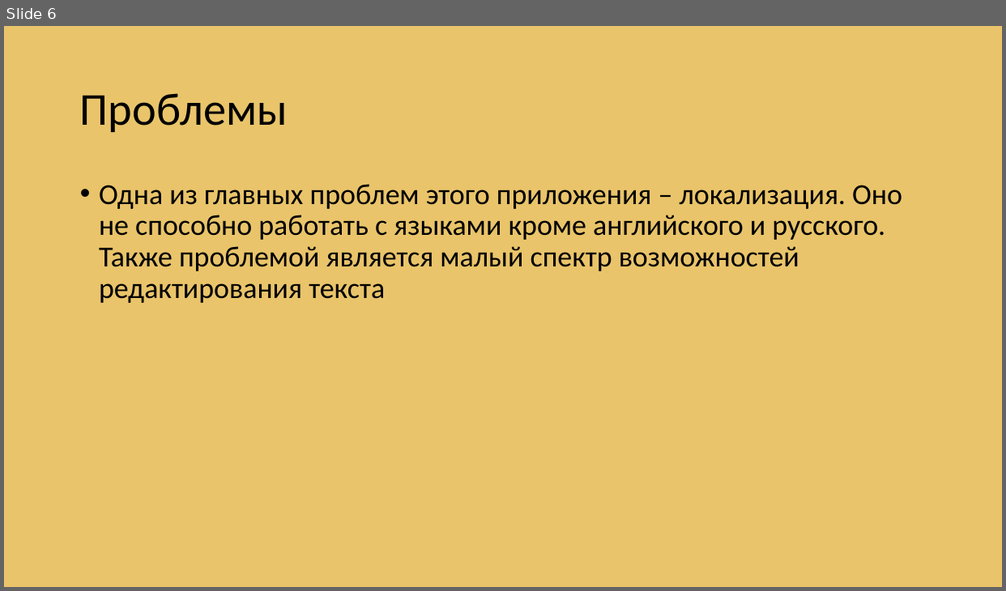
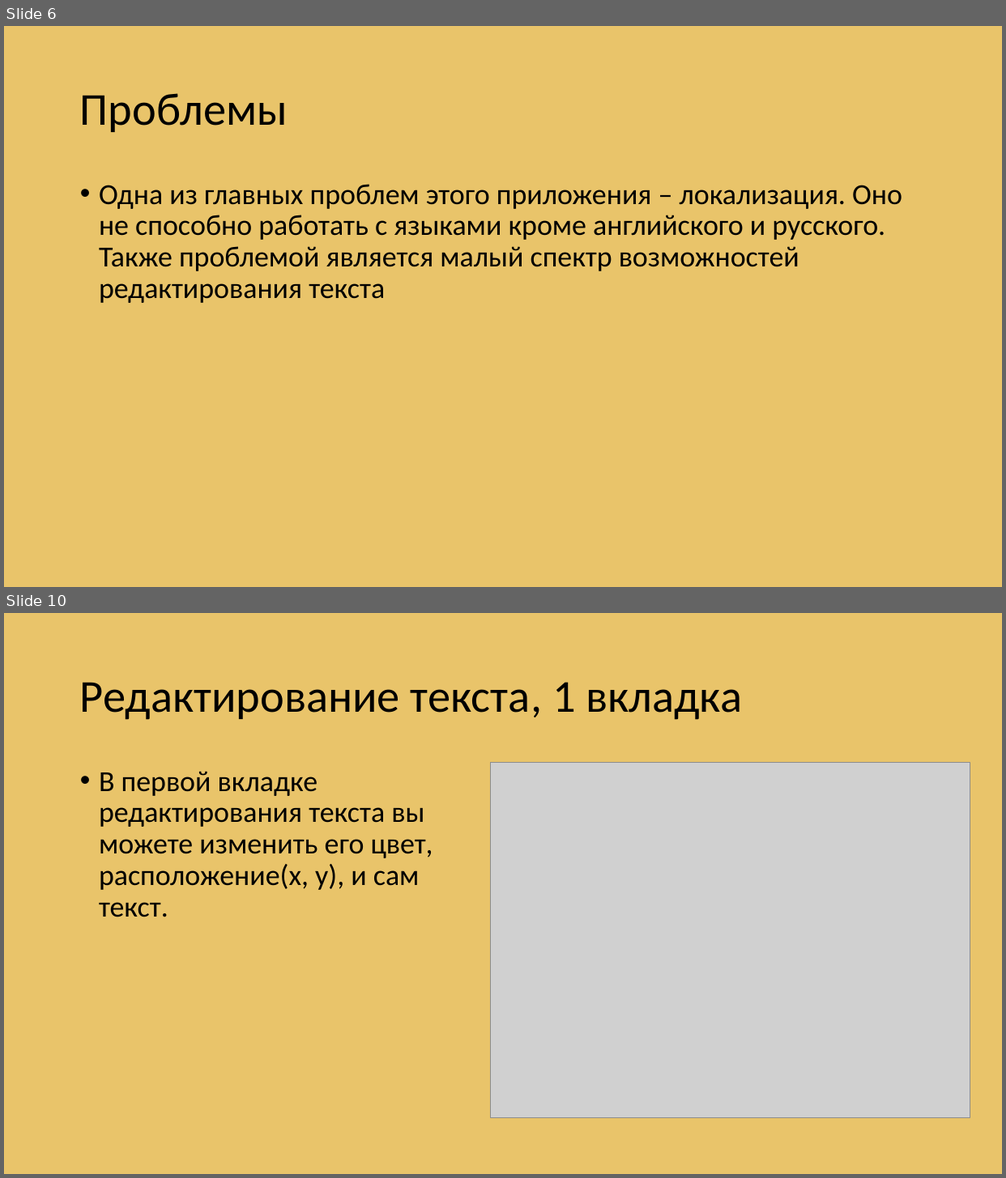
Before and after one commit to Albertlll/Mem_generator, a slide deck: презентация.pptx. Shown one above the other, each under a label of ours: slide 6 before the commit, slides 6 and 10 after it; the slides between them are not shown. The pictures are 1006x591 and 1006x1178 pixels, drawn with LibreOffice and Linux fonts; fonts in the diff are those of the drawing; grey boxes stand for pictures. Boxes give left, top, right and bottom in pixels: in the first picture for what was removed or moved away, otherwise in the second. Text is boxed around its words. In the diff, an @@ line names an element or a change of style, - is before the commit and + after.

```diff
--- a/презентация.pptx
+++ b/презентация.pptx
@@ slide 10 added at <box>4,613,1002,1174</box>, background #E9C46A @@
@@ title added at <box>80,682,742,720</box>, 44 pt, text #000000 @@
+Редактирование текста, 1 вкладка
@@ text added at <box>99,771,433,918</box>, 28 pt, text #000000 @@
+• В первой вкладке редактирования текста вы можете изменить его цвет, расположение(x, y), и сам текст.
@@ picture added at <box>491,763,970,1118</box> @@
```
Also in this commit, not shown: 6 other slides added.
